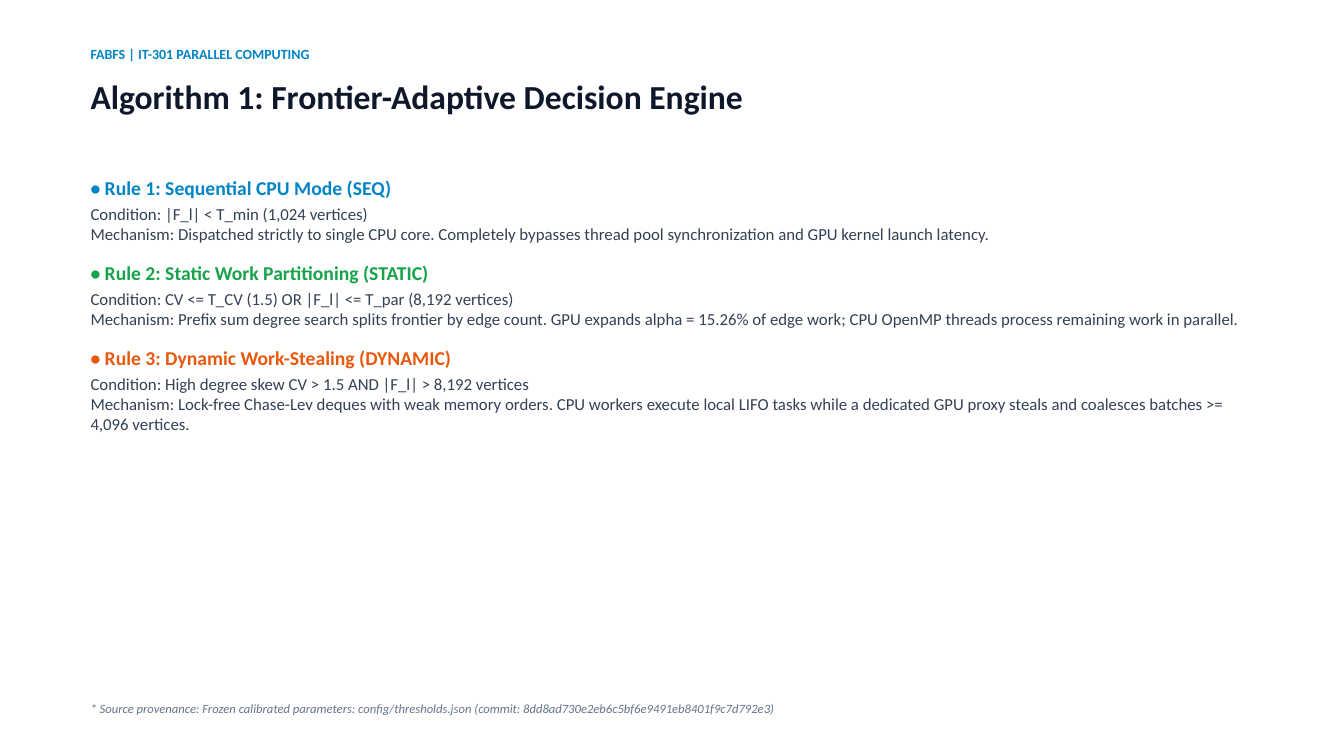
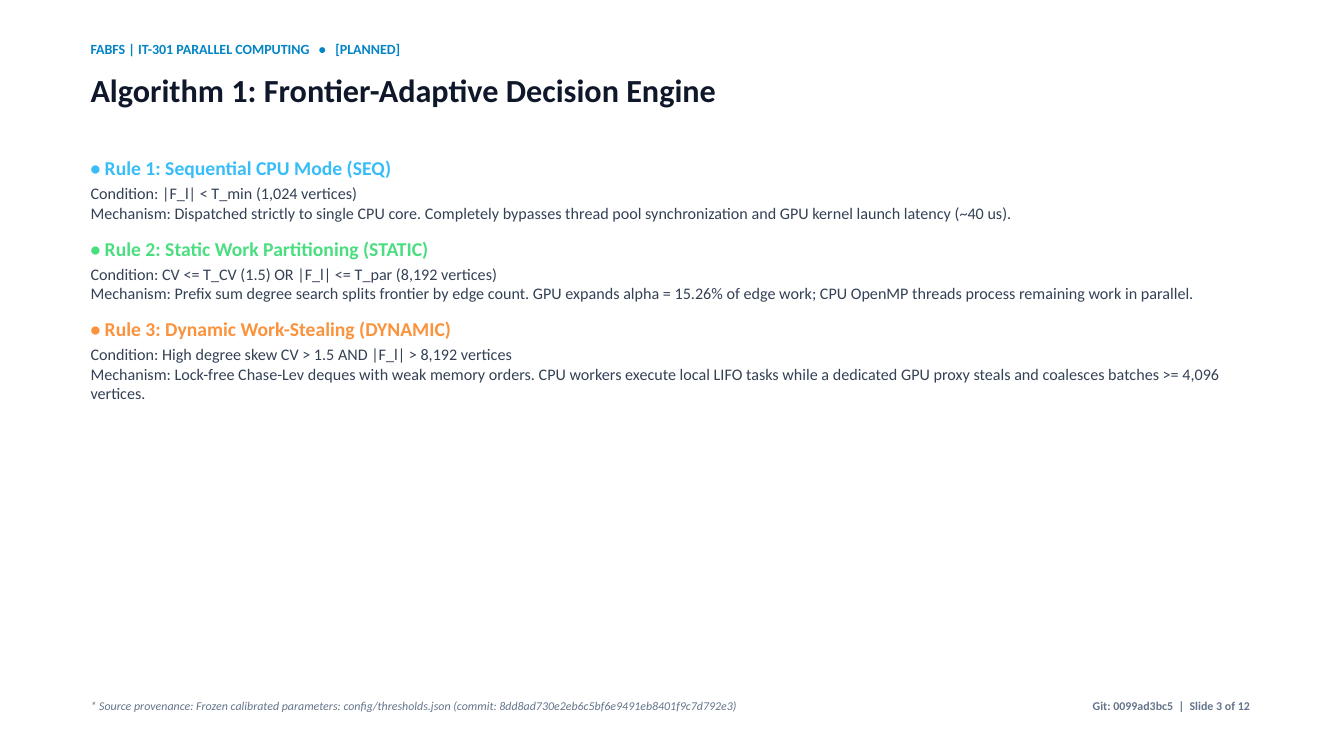
Before and after one commit to rniszn/parallel-computing-FABFS, a slide deck: slide 3 of presentation/FABFS.pptx. Drawn at 1344x756 pixels with LibreOffice and Linux fonts; fonts in the diff are those of the drawing. Boxes give left, top, right and bottom in pixels: in the first picture for what was removed or moved away, otherwise in the second. Text is boxed around its words. In the diff, an @@ line names an element or a change of style, - is before the commit and + after.

Commit message:
ui: enhance evaluator demo visualizer and presentation slide deck
- Demo: persistent Synthetic walkthrough / Real trace badge; beside-graph active telemetry overlay card (frontier size, mode, chunk count, CPU/GPU times); mode legend with matching colors; clear controls with keyboard shortcuts (Left/Right/Space) and Level X of Y step counter; one-sentence mode meaning bar under canvas; mobile phone responsive layout with >=44px touch targets; footer with calibration thresholds and commit hash.

- Presentation: one figure per slide with source captions; Planned vs Measured badges on all slides; Gate 1 and Gate 4 status on first results slide; mode colors matched to visualizer; slide numbers and git commit hash footer.

- Tests & Walkthrough: added tests/test_demo.py test suite; updated presentation/WALKTHROUGH.md presenter script; regenerated presentation/fallback/ screenshots.

```diff
--- a/presentation/FABFS.pptx
+++ b/presentation/FABFS.pptx
@@ text at <box>91,43,400,56</box>: text changed @@
-FABFS | IT-301 PARALLEL COMPUTING
+FABFS | IT-301 PARALLEL COMPUTING • [PLANNED]
@@ text "Algorithm 1: Frontier-Adaptive Decision Engine" at <box>91,79,716,108</box>: size 24 to 23 pt @@
@@ text "• Rule 1: Sequential CPU ...": place and size @@
-text "• Rule 1: Sequential CPU ..." at <box>91,180,1237,432</box>
+text "• Rule 1: Sequential CPU ..." at <box>91,160,1219,399</box>
@@ text at <box>91,160,1219,399</box>: text colour #0284C7 to #38BDF8 in "• Rule 1: Sequential CPU Mode (SEQ)"; text colour #16A34A to #4ADE80 in "• Rule 2: Static Work Partitioning (STATIC)"; size 12 to 11.5 pt in "Condition: CV <= T_CV (1.5) OR |F_l| ...", "Condition: High degree skew CV > 1.5 ..."; text colour #EA580C to #FB923C in "• Rule 3: Dynamic Work-Stealing (DYNAMIC)"; less space between paragraphs @@
@@ text at <box>91,187,1012,222</box>: text changed; size 12 to 11.5 pt @@
-Condition: |F_l| < T_min (1,024 vertices)
-Mechanism: Dispatched strictly to single CPU core. Completely bypasses thread pool synchronization and GPU kernel launch latency.
+Condition: |F_l| < T_min (1,024 vertices)
+Mechanism: Dispatched strictly to single CPU core. Completely bypasses thread pool synchronization and GPU kernel launch latency (~40 us).
@@ text "* Source provenance: Frozen calibrated ..." at <box>99,701,736,712</box>: size 9 to 8.5 pt @@
@@ text added at <box>1093,701,1250,710</box>, 8.5 pt, text #64748B, bold @@
+Git: 0099ad3bc5 | Slide 3 of 12
```
Also in this commit, not shown: 10 other slides changed, 1 slide added, 1 slide removed, 11 other files.
